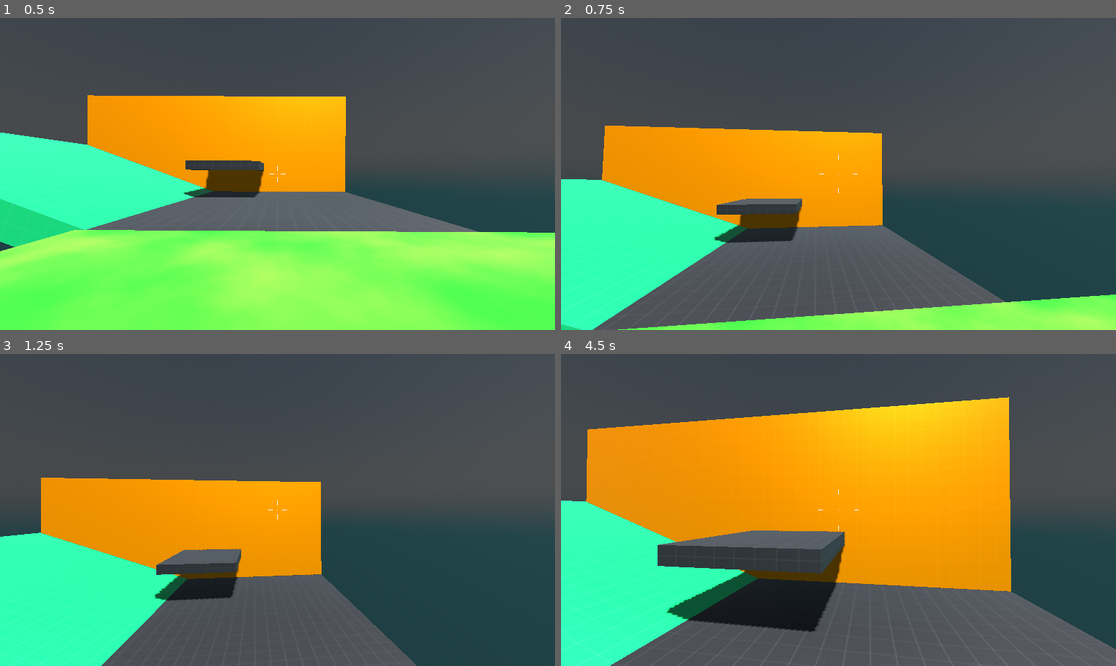
Above: before the commit, frames 1-4 (two rows, left to right).
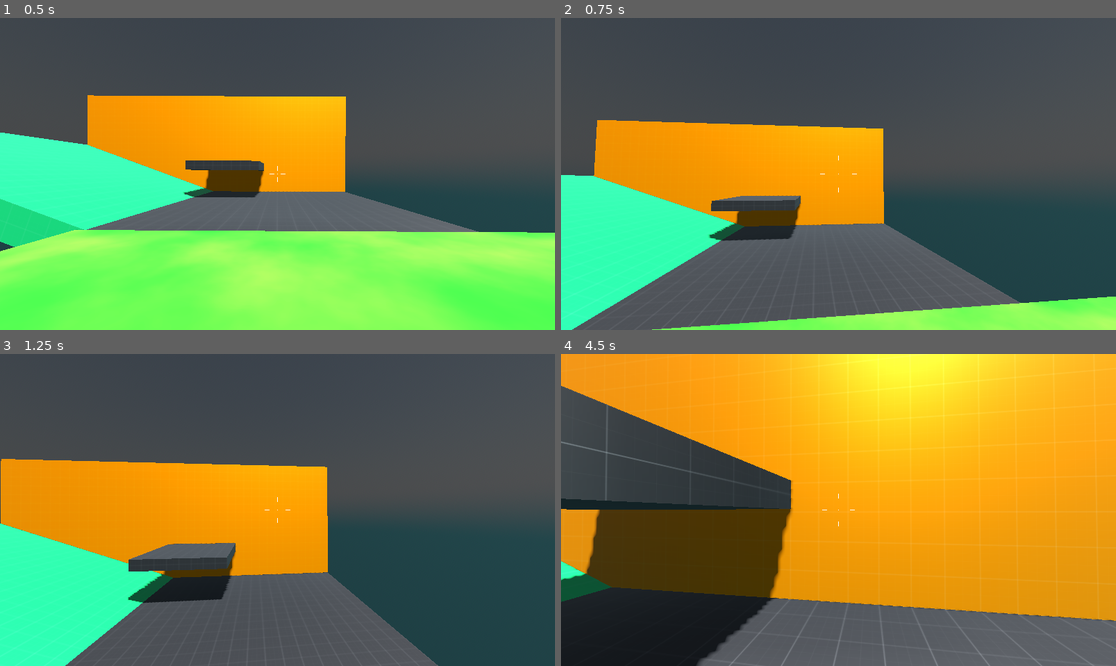
Above: after the commit, the same moments.

Repository: wabbaskett/SGDA-Game-Jam-Fall-2024
Game: Godot game, scene res://test_world.tscn
Two runs of this game, one before a commit and one after it. Both use one fixed random seed, a clock stepped at 60 frames per second and the inputs below.
Inputs (mouse positions are in pixels of both pictures, inside the frame that each line leads up to):
- Up to frame 1 (0.5 s): no input
- Up to frame 2 (0.75 s): tap Enter (ui_accept) at 0.5 s; move the mouse to (866, 174) at 0.52 s; hold Up (ui_up) from 0.53 s (still down)
- Up to frame 3 (1.25 s): keep holding Up (ui_up); tap Enter (ui_accept) at 0.77 s
- Up to frame 4 (4.5 s): keep holding Up (ui_up); move the mouse to (810, 510) at 1.27 s; tap Enter (ui_accept) at 1.52, 3.02, 3.77 s; move the mouse to (849, 503) at 2.02 s; move the mouse to (832, 516) at 2.77 s; move the mouse to (877, 513) at 3.52 s; move the mouse to (794, 506) at 4.27 s

Frame 1 is identical in both runs. In frame 2, 4.2% of the frame differs, in the area x 0-100%, y 32-100%; in frame 3, 8.9%; in frame 4, 63%, in the area x 0-100%, y 0-100%.

Commit message:
more movement tweaks

Diff:
--- a/test_world.tscn
+++ b/test_world.tscn
@@ -64,12 +64,13 @@
 
 [node name="Character" parent="." instance=ExtResource("1_e18vq")]
 transform = Transform3D(1, 0, 0, 0, 1, 0, 0, 0, 1, 0, 1, 0)
-base_speed = 4.0
-sprint_speed = 7.0
+base_speed = 5.0
+sprint_speed = 8.0
 crouch_speed = 2.0
-acceleration = 15.0
-jump_velocity = 8.0
+acceleration = 20.0
+jump_velocity = 7.0
 controller_sensitivity = 0.08
+in_air_momentum = false
 
 [node name="WorldEnvironment" type="WorldEnvironment" parent="."]
 environment = SubResource("Environment_20rw3")
